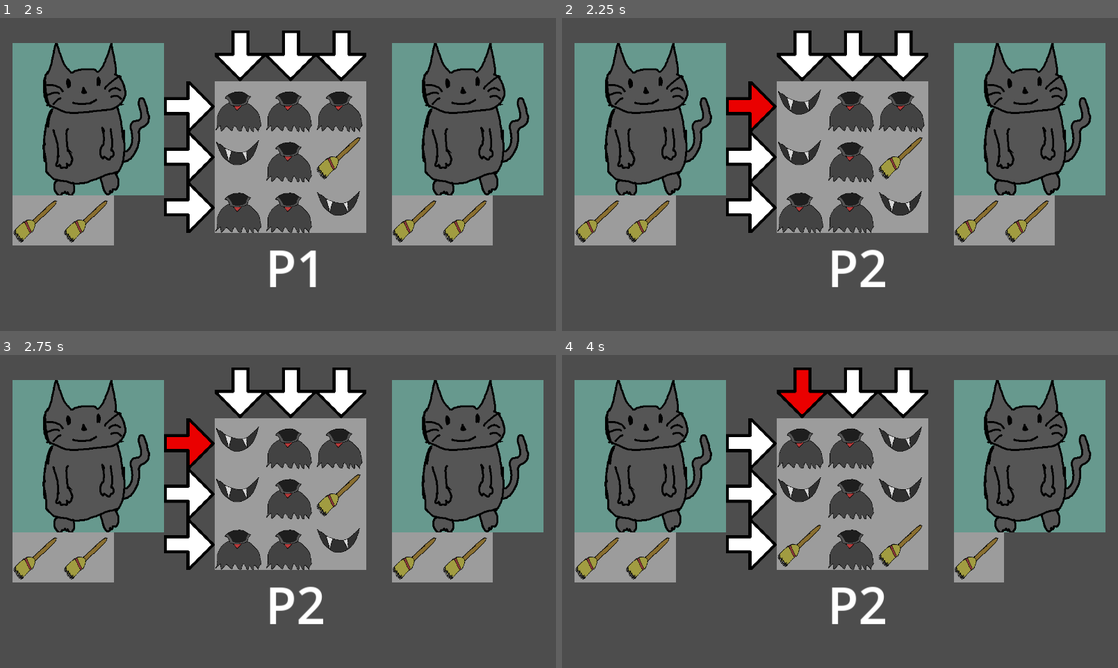
Above: before the commit, frames 1-4 (two rows, left to right).
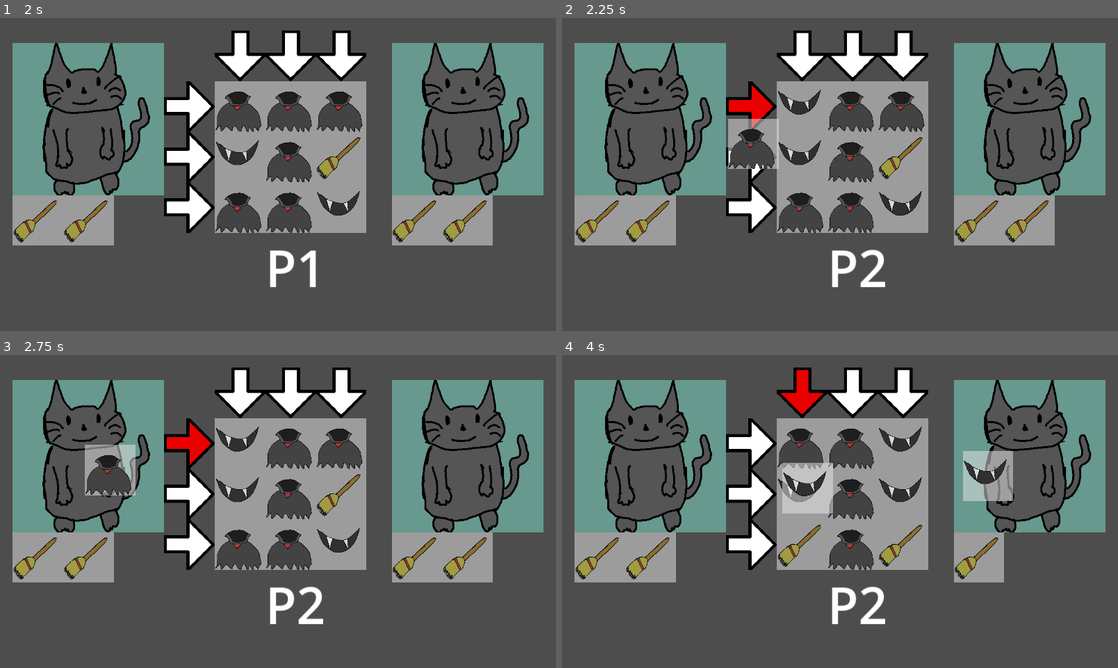
Above: after the commit, the same moments.

Repository: Zami77/CatCostumeParty
Game: Godot game, scene res://managers/GameManager.tscn
Two runs of this game, one before a commit and one after it. Both use one fixed random seed, a clock stepped at 60 frames per second and the inputs below.
Inputs (mouse positions are in pixels of both pictures, inside the frame that each line leads up to):
- Up to frame 1 (2 s): move the mouse to (400, 158) at 0.52 s; press the mouse at (400, 158) at 0.53 s; release the mouse at (400, 158) at 1.25 s; click "PLAY 1P" at 1.25 s
- Up to frame 2 (2.25 s): click (751, 105) at 2 s
- Up to frame 3 (2.75 s): no input
- Up to frame 4 (4 s): click (751, 492) at 2.75 s; click (801, 392) at 3.5 s

Frame 1 is identical in both runs. In frame 2, 1.3% of the frame differs, in the area x 29-39%, y 32-49%; in frame 3, 1.0%; in frame 4, 2.8%, in the area x 39-82%, y 30-51%.
Error before the commit: Invalid call. Nonexistent function 'empty' in base 'Array'. (res://managers/AudioManager.gd:46)

Commit message:
basic animation for selected pieces

Diff:
--- a/CatCostumeParty/managers/AudioManager.gd
+++ b/CatCostumeParty/managers/AudioManager.gd
@@ -43,7 +43,7 @@
 	pass
 
 func _process(delta):
-	if not sfx_queue.empty() and not available_players.empty():
+	if not sfx_queue.is_empty() and not available_players.is_empty():
 		available_players[0].stream = load(sfx_queue.pop_front())
 		available_players[0].play()
 		available_players.pop_front()
--- a/CatCostumeParty/managers/MatchManager.gd
+++ b/CatCostumeParty/managers/MatchManager.gd
@@ -88,9 +88,9 @@
 		return
 	_handle_turn_logic(selected_pieces)
 
-func _handle_turn_logic(selected_pieces):
+func _handle_turn_logic(selected_pieces: Array):
 	var costume_cat_area = _get_costume_cat_and_dressed_area(turn_state).costume_cat_area
-
+	_handle_selected_pieces_animation(selected_pieces.duplicate(true), costume_cat_area)
 	for child in costume_cat_area.get_children():
 		if child is CostumeCat:
 			var pieces_left = child.costume_pieces_still_left.duplicate(true)
@@ -104,6 +104,15 @@
 	# swap turns
 	turn_state = TurnState.P2 if turn_state == TurnState.P1 else TurnState.P1
 	_update_turn()
+
+func _handle_selected_pieces_animation(selected_pieces: Array, costume_cat_area: Node2D) -> void:
+	for piece in selected_pieces:
+		add_child(piece)
+		piece.global_position = costume_piece_grid.global_position + Dimensions.costume_piece_vec2
+		var piece_tween = get_tree().create_tween().set_trans(Tween.TRANS_LINEAR)
+		piece_tween.tween_property(piece, "global_position", costume_cat_area.global_position + Dimensions.costume_cat_vec2 / 2, 0.35)
+		await piece_tween.finished
+		remove_child(piece)
 
 func _on_costume_completed(completed_cat: CostumeCat, owning_player: TurnState) -> void:
 	var costume_cat_area_and_dressed_area = _get_costume_cat_and_dressed_area(owning_player)
